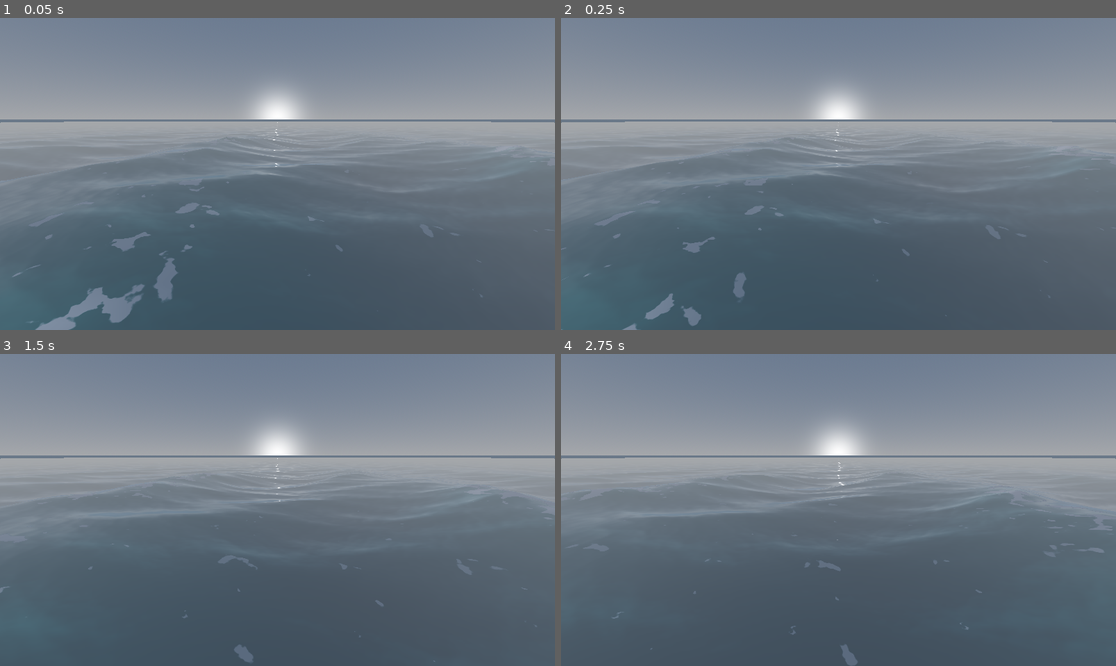
Above: before the commit, frames 1-4 (two rows, left to right).
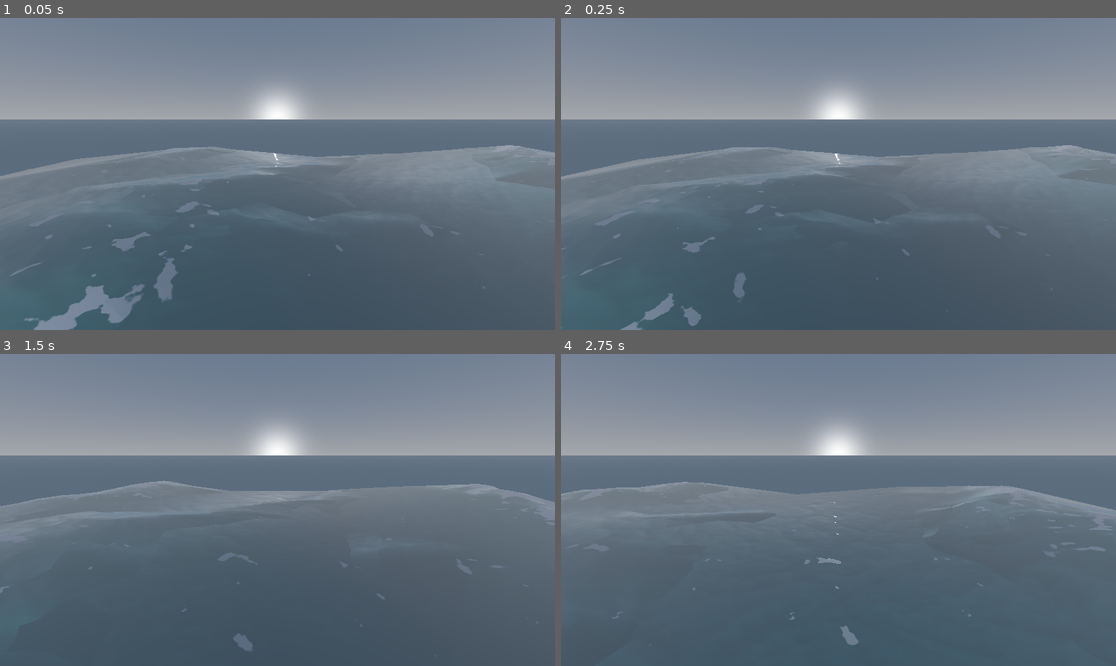
Above: after the commit, the same moments.

Repository: UrHighnez/ocean-simulation
Game: Godot game, scene res://world.tscn
Same seed, same stepped clock (60 frames per second), same inputs: the game is played once before the commit and once after it.
Inputs:
- Up to frame 1 (0.05 s): no input
- Up to frame 2 (0.25 s): no input
- Up to frame 3 (1.5 s): no input
- Up to frame 4 (2.75 s): no input

The runs differ from the first frame. In frame 1, 11% of the frame differs, in the area x 0-100%, y 33-100%; in frame 2, 11%; in frame 3, 11%; in frame 4, 11%.

Commit message:
optimize generation treadmill

Diff:
--- a/ocean.gdshader
+++ b/ocean.gdshader
@@ -24,8 +24,8 @@
 uniform float time_scale = 0.7;
 
 group_uniforms Fading_Effects;
-uniform float fade_start = 30.0;
-uniform float fade_end = 80.0;
+uniform float fade_start = 150.0;
+uniform float fade_end = 300.0;
 uniform sampler2D wave_noise : hint_default_black;
 uniform float noise_scale = 0.02;
 
--- a/ocean_manager.gd
+++ b/ocean_manager.gd
@@ -36,18 +36,16 @@
 func _process(_delta):
 	if not camera: return
 
-	# Finde heraus, in welchem Chunk (Grid-Koordinate) sich die Kamera aktuell befindet
 	var cam_grid_pos = Vector2(
 		round(camera.global_position.x / chunk_size),
 		round(camera.global_position.z / chunk_size)
 	)
 
-	# Aktualisiere alle Chunks
+	# Temporärer Speicher für anstehende Dictionary-Änderungen
+	var pending_moves = {}
+
+	# 1. TREADMILL-LOGIK: Evaluierungs-Pass (Nur Lesezugriff auf 'chunks')
 	for grid_pos in chunks.keys():
-		var chunk = chunks[grid_pos]
-
-		# 1. TREADMILL-LOGIK: Snapping und Teleportation
-		# Wenn der Chunk zu weit von der Kamera entfernt ist, verschiebe ihn auf die andere Seite
 		var rel_x = grid_pos.x - cam_grid_pos.x
 		var rel_z = grid_pos.y - cam_grid_pos.y
 
@@ -55,27 +53,43 @@
 		var new_grid_z = grid_pos.y
 		var needs_move = false
 
-		if rel_x > grid_radius: new_grid_x -= (grid_radius * 2 + 1); needs_move = true
-		if rel_x < -grid_radius: new_grid_x += (grid_radius * 2 + 1); needs_move = true
-		if rel_z > grid_radius: new_grid_z -= (grid_radius * 2 + 1); needs_move = true
-		if rel_z < -grid_radius: new_grid_z += (grid_radius * 2 + 1); needs_move = true
+		# Optimierung: Mutually exclusive conditions nutzen 'elif'
+		if rel_x > grid_radius:
+			new_grid_x -= (grid_radius * 2 + 1)
+			needs_move = true
+		elif rel_x < -grid_radius:
+			new_grid_x += (grid_radius * 2 + 1)
+			needs_move = true
+
+		if rel_z > grid_radius:
+			new_grid_z -= (grid_radius * 2 + 1)
+			needs_move = true
+		elif rel_z < -grid_radius:
+			new_grid_z += (grid_radius * 2 + 1)
+			needs_move = true
 
 		if needs_move:
-			# Chunk im Dictionary unter neuer Position speichern
-			var new_grid_pos = Vector2(new_grid_x, new_grid_z)
-			chunks[new_grid_pos] = chunk
-			chunks.erase(grid_pos)
-			grid_pos = new_grid_pos
+			pending_moves[grid_pos] = Vector2(new_grid_x, new_grid_z)
 
-		# Setze die reale Weltposition des Chunks
-		chunk.global_position = Vector3(grid_pos.x * chunk_size, 0, grid_pos.y * chunk_size)
+	# 2. DICTIONARY-MUTATION: Ausführungs-Pass
+	for old_pos in pending_moves:
+		var new_pos = pending_moves[old_pos]
+		var chunk = chunks[old_pos]
 
-		# 2. LOD-LOGIK: Mesh basierend auf Distanz tauschen
+		chunks[new_pos] = chunk
+		chunks.erase(old_pos)
+
+		# Reale Weltposition des Chunks aktualisieren
+		chunk.global_position = Vector3(new_pos.x * chunk_size, 0, new_pos.y * chunk_size)
+
+	# 3. LOD-LOGIK: Distanzprüfung (Nachdem alle Verschiebungen abgeschlossen sind)
+	for grid_pos in chunks:
+		var chunk = chunks[grid_pos]
 		var dist_to_cam = grid_pos.distance_to(cam_grid_pos)
 
 		if dist_to_cam <= 1.5:
-			chunk.mesh = mesh_high
+			if chunk.mesh != mesh_high: chunk.mesh = mesh_high
 		elif dist_to_cam <= 3.5:
-			chunk.mesh = mesh_med
+			if chunk.mesh != mesh_med: chunk.mesh = mesh_med
 		else:
-			chunk.mesh = mesh_low
+			if chunk.mesh != mesh_low: chunk.mesh = mesh_low
--- a/water_material.tres
+++ b/water_material.tres
@@ -33,8 +33,8 @@
 shader_parameter/global_wave_scale = 1.0
 shader_parameter/global_steepness = 0.8
 shader_parameter/time_scale = 0.7
-shader_parameter/fade_start = 30.0
-shader_parameter/fade_end = 80.0
+shader_parameter/fade_start = 150.0
+shader_parameter/fade_end = 300.0
 shader_parameter/wave_noise = SubResource("NoiseTexture2D_6lqol")
 shader_parameter/noise_scale = 0.02
 shader_parameter/foam_noise = SubResource("NoiseTexture2D_mcwpg")
